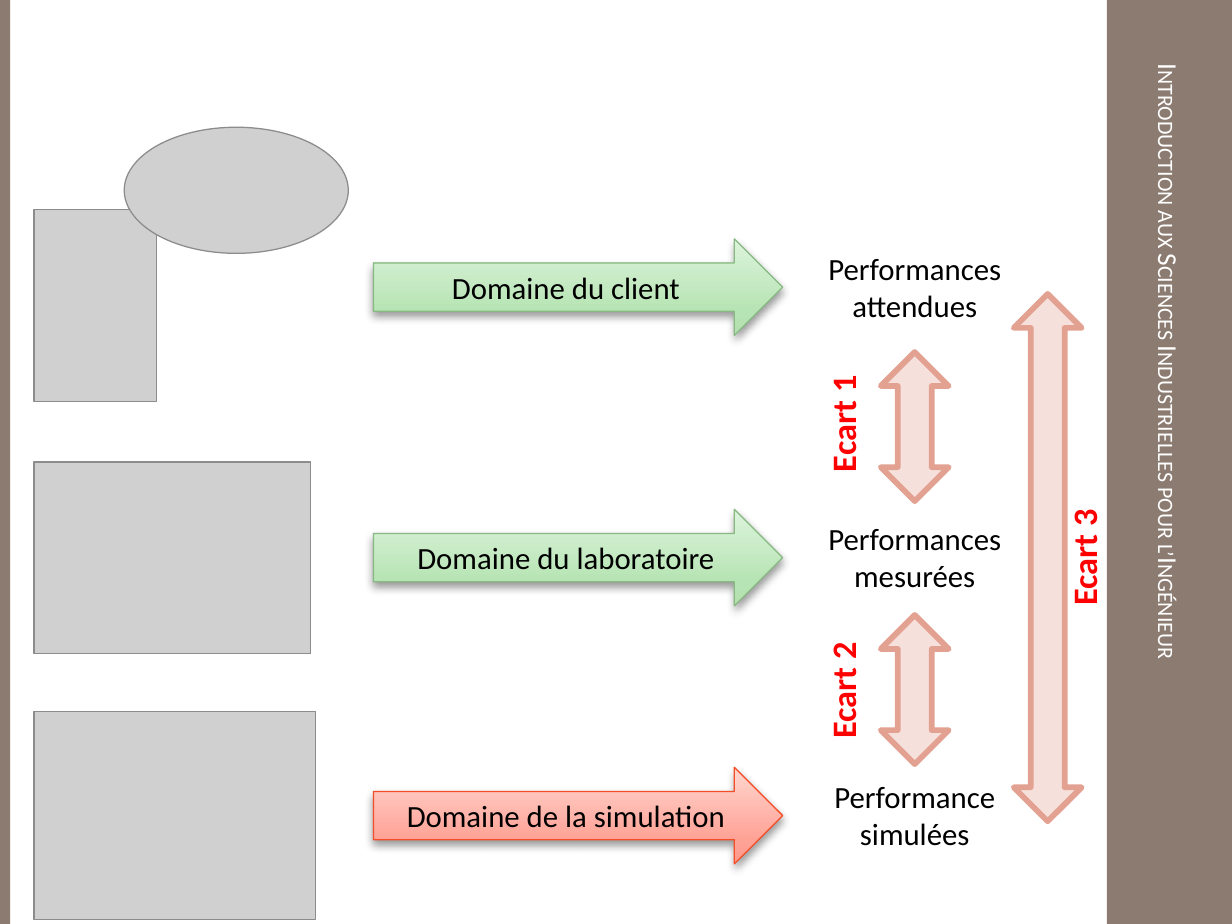
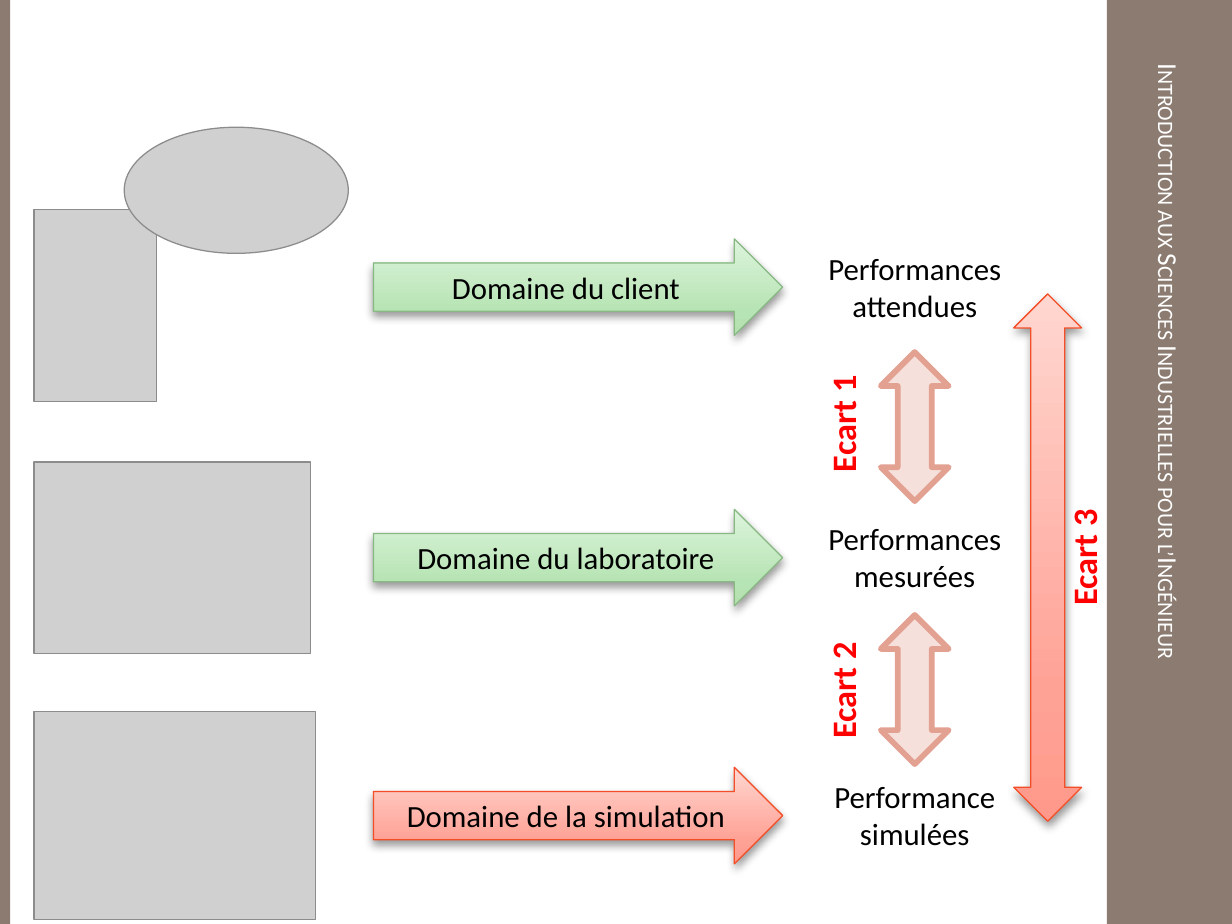
Before and after one commit to xpessoles/TP_Documents, a slide deck: slide 1 of Ressources/Ecarts.pptx. Drawn at 1232x924 pixels with LibreOffice and Linux fonts; fonts in the diff are those of the drawing; grey boxes stand for pictures; background and template pictures are left out. Boxes give left, top, right and bottom in pixels: in the first picture for what was removed or moved away, otherwise in the second. Text is boxed around its words. In the diff, an @@ line names an element or a change of style, - is before the commit and + after.

```diff
--- a/Ressources/Ecarts.pptx
+++ b/Ressources/Ecarts.pptx
@@ up down arrow at (1014,294,1082,822): fill #F6E0DB to gradient #FF9A8C to #FFA397 to #FFD6D2; outline #E3A192 3.35 pt to #F34E27 0.75 pt; shadow on @@
```
Also in this commit, not shown: 23 other files.
